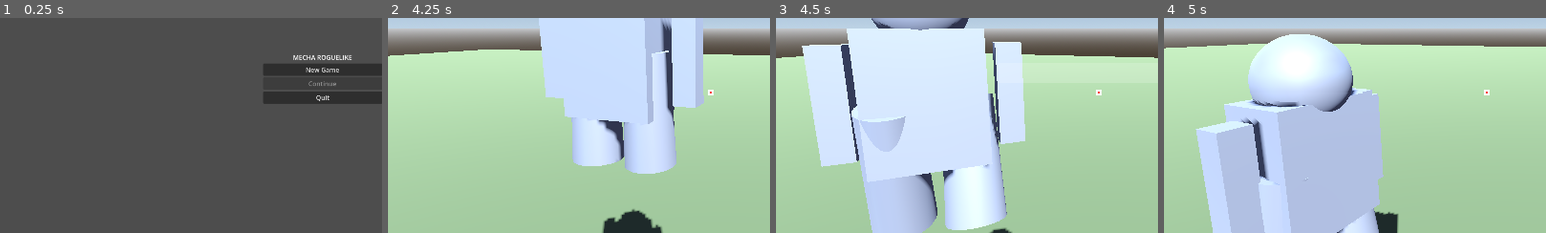
Above: before the commit, frames 1-4 (left to right).
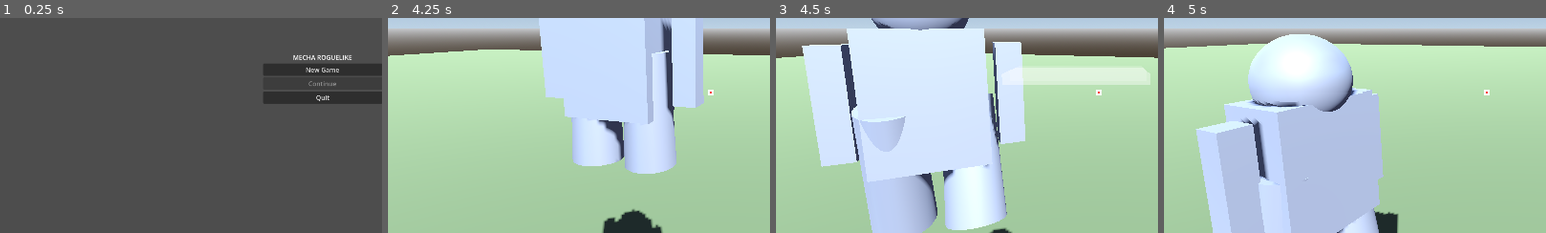
Above: after the commit, the same moments.

Repository: iHaveNoKnowledge/Godot_Project_rogue_mech
Game: Godot game, scene res://scenes/main_menu/main_menu.tscn
Two runs of this game, one before a commit and one after it. Both use one fixed random seed, a clock stepped at 60 frames per second and the inputs below.
Inputs (mouse positions are % of the whole screen's width and height, from its top left):
- Up to frame 1 (0.25 s): no input
- Up to frame 2 (4.25 s): click "New Game" at 0.5 s; move the mouse to (55, 50) at 1.27 s; hold Middle mouse button (aim) 1.28-2.03 s; hold W (move_forward) 1.28-2.78 s; click (55, 50) at 1.42 s; tap Space (jump) at 1.52, 2.27, 3.77 s; move the mouse to (45, 50) at 2.02 s; tap Tab (camera_unlock) at 2.1 s; move the mouse to (60, 28) at 2.77 s; hold D (move_right) 2.78-3.53 s; tap X (eject) at 2.85 s; move the mouse to (45, 70) at 3.52 s; hold W (move_forward) from 3.53 s (still down); click (45, 70) at 3.6 s
- Up to frame 3 (4.5 s): move the mouse to (80, 65) at 4.27 s; release W (move_forward) at 4.28 s; hold A (move_left) from 4.28 s (still down); hold Right mouse button (fire_right) from 4.28 s (still down)
- Up to frame 4 (5 s): keep holding A (move_left); keep holding Right mouse button (fire_right); tap Space (jump) at 4.52 s
The pictures show only the part of the screen within x 8-58%, y 33-83%; the shares and areas given below are measured in that part.

Frames 1-2 are identical in both runs. In frame 3, 1.2% of the frame differs, in the area x 64-98%, y 25-32%; in frame 4, nothing differs.

Commit message:
fix: melee trail 3D, bullet trail, and enemy damage detection
- Fix melee trail to be 3D with depth (3 layers extending forward)
- Add bullet trail effect (glowing yellow segments)
- Fix hitbox to use body_entered instead of area_entered (for CharacterBody3D projectiles)
- Fix damage detection for both ranged and melee attacks

Diff:
--- a/scripts/mecha/mecha_hitbox.gd
+++ b/scripts/mecha/mecha_hitbox.gd
@@ -6,7 +6,7 @@
 
 
 func _ready() -> void:
-	area_entered.connect(_on_area_entered)
+	body_entered.connect(_on_body_entered)
 	if health_system_path:
 		health_system = get_node(health_system_path)
 
@@ -15,19 +15,18 @@
 	health_system = system
 
 
-func _on_area_entered(area: Area3D) -> void:
-	if not area.is_in_group("projectile"):
+func _on_body_entered(body: Node3D) -> void:
+	if not body.is_in_group("projectile"):
 		return
 
-	var projectile = area.get_parent()
-	if projectile.has_method("get_damage"):
-		var dmg = projectile.get_damage()
-		var dmg_type = projectile.get("damage_type") or "kinetic"
+	if body.has_method("get_damage"):
+		var dmg = body.get_damage()
+		var dmg_type = body.get("damage_type") or "kinetic"
 
-		EffectManager.spawn_impact(projectile.global_position, Vector3.UP)
+		EffectManager.spawn_impact(body.global_position, Vector3.UP)
 
 		if health_system:
 			health_system.take_damage(dmg, dmg_type)
-			EffectManager.spawn_damage_number(projectile.global_position + Vector3(0, 2, 0), dmg, Color.WHITE)
+			EffectManager.spawn_damage_number(body.global_position + Vector3(0, 2, 0), dmg, Color.WHITE)
 
-		projectile.queue_free()
+		body.queue_free()
--- a/scripts/mecha/weapon_manager.gd
+++ b/scripts/mecha/weapon_manager.gd
@@ -276,29 +276,31 @@
 
 
 func _spawn_melee_trail(mecha: Node3D, direction: Vector3) -> void:
-	var trail = MeshInstance3D.new()
-	var box = BoxMesh.new()
-	box.size = Vector3(0.3, 2.5, 0.05)
-	trail.mesh = box
-
-	var mat = StandardMaterial3D.new()
-	mat.transparency = BaseMaterial3D.TRANSPARENCY_ALPHA
-	mat.albedo_color = Color(0.8, 0.9, 1.0, 0.9)
-	mat.emission_enabled = true
-	mat.emission = Color(0.5, 0.7, 1.0)
-	mat.emission_energy_multiplier = 3.0
-	mat.no_depth_test = true
-	trail.material_override = mat
-
-	get_tree().current_scene.add_child(trail)
-	var offset = direction * 1.5 + Vector3(0, 1.5, 0)
-	trail.global_position = mecha.global_position + offset
-	trail.look_at(trail.global_position + direction, Vector3.UP)
-	trail.rotate_object_local(Vector3.FORWARD, deg_to_rad(90))
-
-	var tween = get_tree().create_tween()
-	tween.tween_property(mat, "albedo_color:a", 0.0, 0.25)
-	tween.tween_callback(trail.queue_free)
+	for i in range(3):
+		var trail = MeshInstance3D.new()
+		var box = BoxMesh.new()
+		box.size = Vector3(0.15, 2.0, 0.8 - i * 0.2)
+		trail.mesh = box
+
+		var mat = StandardMaterial3D.new()
+		mat.transparency = BaseMaterial3D.TRANSPARENCY_ALPHA
+		mat.albedo_color = Color(0.8, 0.9, 1.0, 0.7 - i * 0.2)
+		mat.emission_enabled = true
+		mat.emission = Color(0.5, 0.7, 1.0)
+		mat.emission_energy_multiplier = 3.0 - i
+		mat.no_depth_test = true
+		mat.cull_mode = BaseMaterial3D.CULL_DISABLED
+		trail.material_override = mat
+
+		get_tree().current_scene.add_child(trail)
+		var offset = direction * (1.2 + i * 0.3) + Vector3(0, 1.5, 0)
+		trail.global_position = mecha.global_position + offset
+		trail.look_at(trail.global_position + direction, Vector3.UP)
+		trail.rotate_object_local(Vector3.FORWARD, deg_to_rad(90))
+
+		var tween = get_tree().create_tween()
+		tween.tween_property(mat, "albedo_color:a", 0.0, 0.3 - i * 0.05)
+		tween.tween_callback(trail.queue_free)
 
 
 func _check_melee_hit(mecha: Node3D, direction: Vector3, damage: float) -> void:
--- a/scripts/systems/projectile.gd
+++ b/scripts/systems/projectile.gd
@@ -5,6 +5,8 @@
 var damage_type: String = "kinetic"
 var lifetime: float = 3.0
 var timer: float = 0.0
+var trail_timer: float = 0.0
+var direction: Vector3 = Vector3.FORWARD
 
 
 func _ready() -> void:
@@ -20,8 +22,13 @@
 
 	move_and_slide()
 
+	trail_timer += delta
+	if trail_timer >= 0.02:
+		trail_timer = 0.0
+		_spawn_trail_segment()
+
 	if is_on_floor() or is_on_wall() or is_on_ceiling():
-		_spawn_impact()
+		EffectManager.spawn_impact(global_position, Vector3.UP)
 		queue_free()
 
 
@@ -29,17 +36,34 @@
 	speed = spd
 	damage = dmg
 	damage_type = dmg_type
-	velocity = dir * speed
+	direction = dir.normalized()
+	velocity = direction * speed
 
 
 func get_damage() -> float:
 	return damage
 
 
-func _spawn_impact() -> void:
-	var normal = Vector3.UP
-	if is_on_floor():
-		normal = Vector3.UP
-	elif is_on_wall():
-		normal = get_wall_normal()
-	EffectManager.spawn_impact(global_position, normal)
+func _spawn_trail_segment() -> void:
+	var trail = MeshInstance3D.new()
+	var box = BoxMesh.new()
+	box.size = Vector3(0.08, 0.08, 0.4)
+	trail.mesh = box
+
+	var mat = StandardMaterial3D.new()
+	mat.transparency = BaseMaterial3D.TRANSPARENCY_ALPHA
+	mat.albedo_color = Color(1, 0.9, 0.5, 0.8)
+	mat.emission_enabled = true
+	mat.emission = Color(1, 0.8, 0.3)
+	mat.emission_energy_multiplier = 2.0
+	mat.no_depth_test = true
+	mat.cull_mode = BaseMaterial3D.CULL_DISABLED
+	trail.material_override = mat
+
+	get_tree().current_scene.add_child(trail)
+	trail.global_position = global_position
+	trail.look_at(global_position + direction, Vector3.UP)
+
+	var tween = get_tree().create_tween()
+	tween.tween_property(mat, "albedo_color:a", 0.0, 0.15)
+	tween.tween_callback(trail.queue_free)
Not shown, added: scripts/effects/melee_trail.gd.uid
Not shown, added: scripts/mecha/melee_attack.gd.uid
